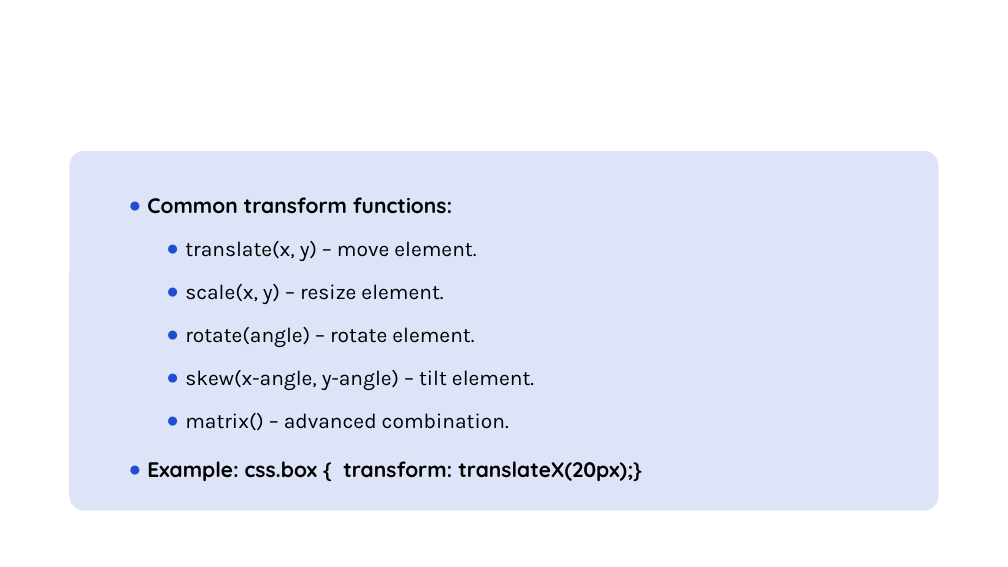
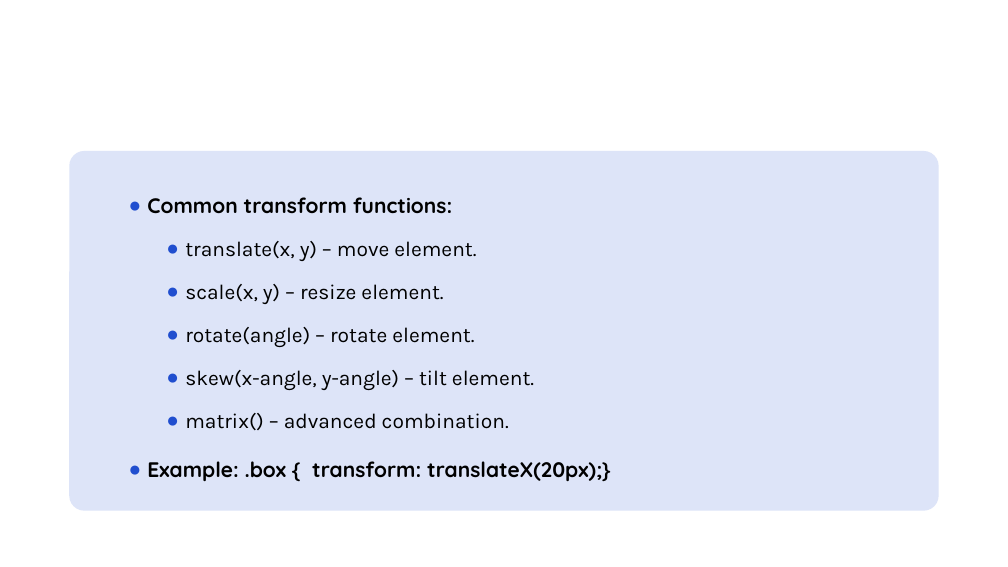
Before and after one commit to RakeshdotKR/SW_CSE_B1.4_Internship, a slide deck: slide 6 of Day/Day8/CSS Transitions, Transform, Animations, variables.pptx. Drawn at 1008x567 pixels with LibreOffice and Linux fonts; fonts in the diff are those of the drawing; background and template pictures are left out. Boxes give left, top, right and bottom in pixels: in the first picture for what was removed or moved away, otherwise in the second. Text is boxed around its words. In the diff, an @@ line names an element or a change of style, - is before the commit and + after.

```diff
--- a/Day/Day8/CSS Transitions, Transform, Animations, variables.pptx
+++ b/Day/Day8/CSS Transitions, Transform, Animations, variables.pptx
@@ text at (147,461,610,481): text changed @@
-● Example: css.box { transform: translateX(20px);}
+● Example: .box { transform: translateX(20px);}
```
